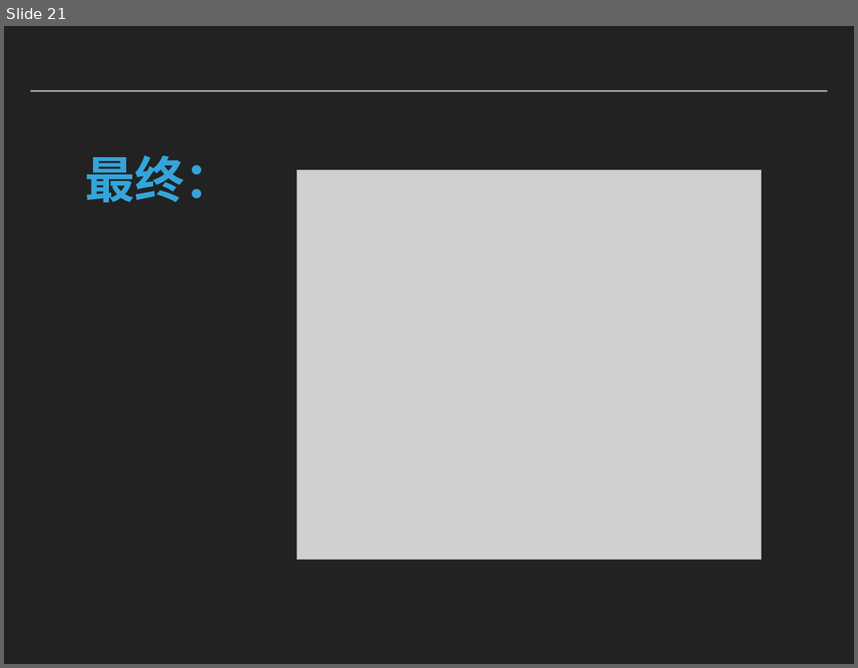
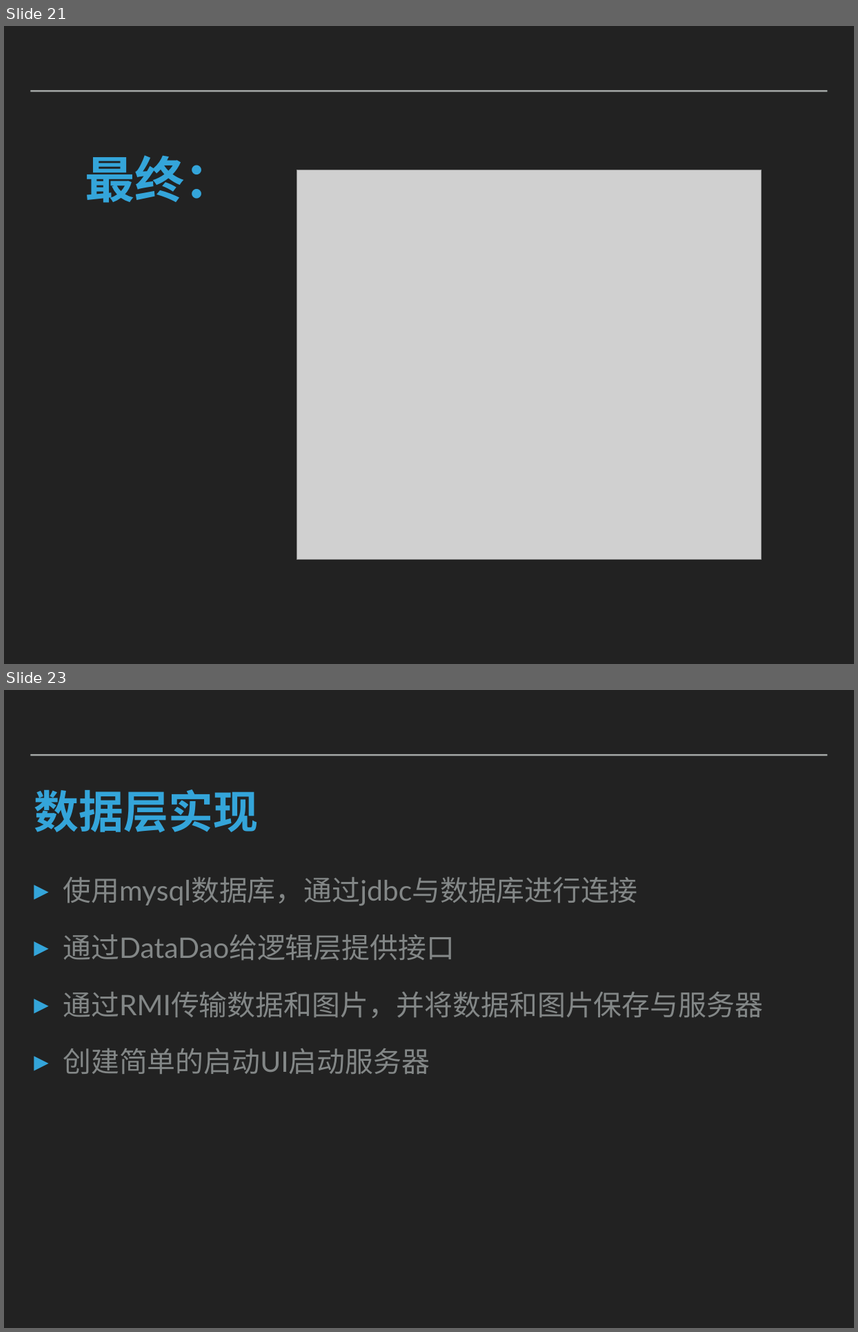
Before and after one commit to caodaxing/HotelReservation_Client, a slide deck: 文档相关/演示.pptx. Shown one above the other, each under a label of ours: slide 21 before the commit, slides 21 and 23 after it; the slides between them are not shown. The pictures are 858x668 and 858x1332 pixels, drawn with LibreOffice and Linux fonts; fonts in the diff are those of the drawing; grey boxes stand for pictures. Boxes give left, top, right and bottom in pixels: in the first picture for what was removed or moved away, otherwise in the second. Text is boxed around its words. In the diff, an @@ line names an element or a change of style, - is before the commit and + after.

Commit message:
逻辑层屁屁踢

```diff
--- a/文档相关/演示.pptx
+++ b/文档相关/演示.pptx
@@ slide 23 added at (4,690,854,1328), background #222222; not listed: 1 template element that a slide beside it also shows @@
@@ title added at (34,789,258,832), 54 pt, text #34A5DA, bold @@
+数据层实现
@@ text added at (63,877,763,1074), 34 pt, text #838787 @@
+▸ 使用mysql数据库，通过jdbc与数据库进行连接
+▸ 通过DataDao给逻辑层提供接口
+▸ 通过RMI传输数据和图片，并将数据和图片保存与服务器
+▸ 创建简单的启动UI启动服务器
```
Also in this commit, not shown: 8 other slides added.
